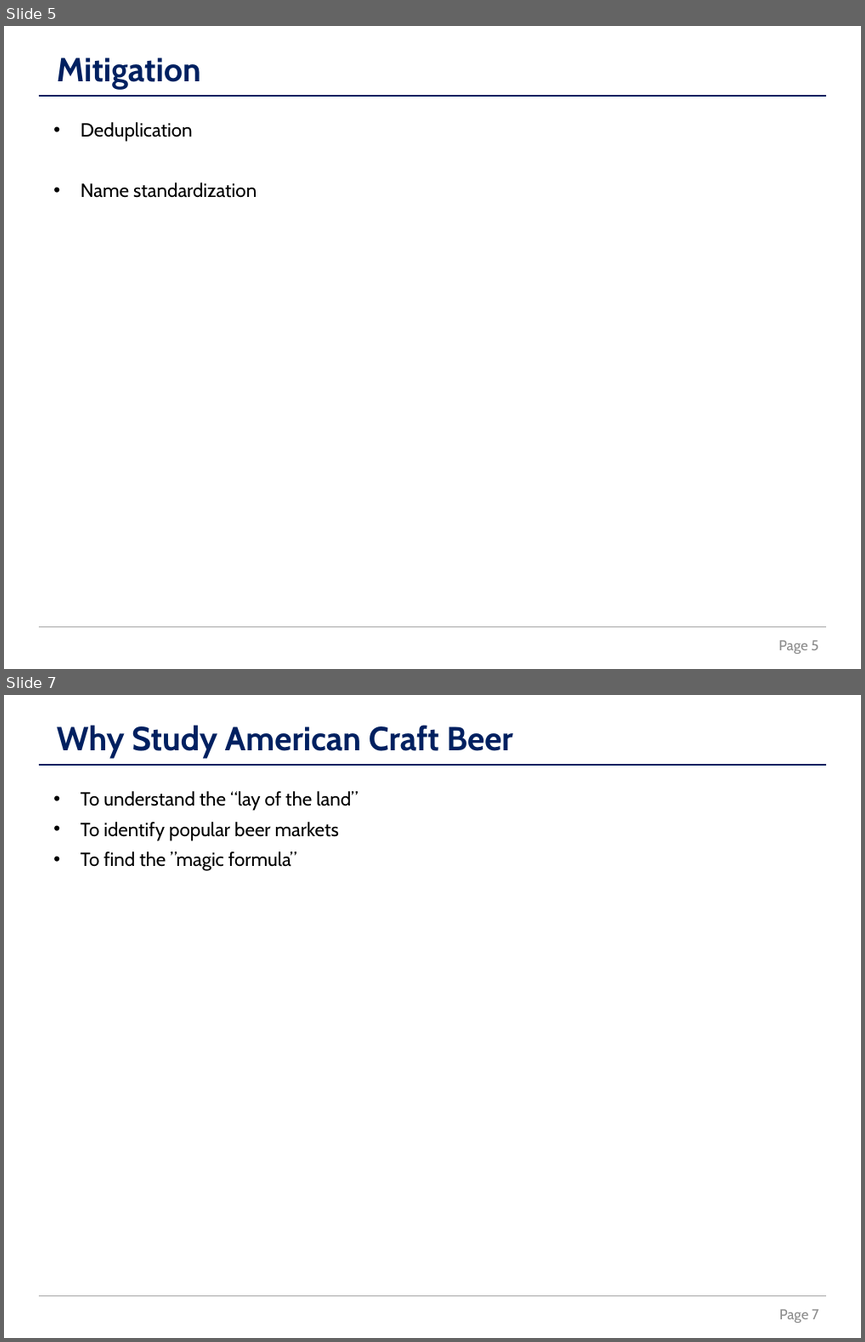
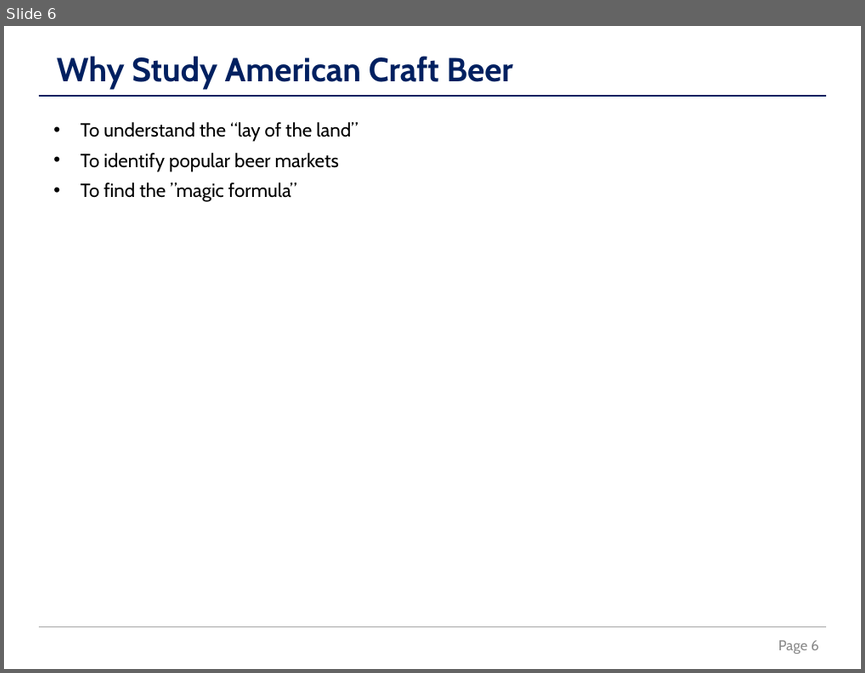
Before and after one commit to la-mar/DDS_Case_Study_1, a slide deck: docs/revised_presentation_from_template.pptx. Shown one above the other, each under a label of ours: slides 5 and 7 before the commit, slide 6 after it; the slides between them are not shown. The pictures are 865x1342 and 865x673 pixels, drawn with LibreOffice and Linux fonts; fonts in the diff are those of the drawing. Boxes give left, top, right and bottom in pixels: in the first picture for what was removed or moved away, otherwise in the second. Text is boxed around its words. In the diff, an @@ line names an element or a change of style, - is before the commit and + after.

```diff
--- a/docs/revised_presentation_from_template.pptx
+++ b/docs/revised_presentation_from_template.pptx
@@ slide 5 removed at box(4, 26, 861, 669), background #FFFFFF @@
@@ text removed at box(57, 57, 201, 90) @@
-Mitigation
@@ line removed from (38, 96) to (827, 96) @@
@@ text removed at box(80, 122, 256, 198) @@
-• Deduplication
-• Name standardization
@@ line removed from (38, 627) to (827, 627) @@
@@ page number removed at box(778, 640, 818, 653) @@
-Page 5
@@ what was slide 7 is now slide 6 @@
@@ page number at box(778, 640, 819, 653): text changed @@
-Page 7
+Page 6
```
Also in this commit, not shown: 3 slides changed, 2 slides added, 2 other slides removed, 18 other files.
